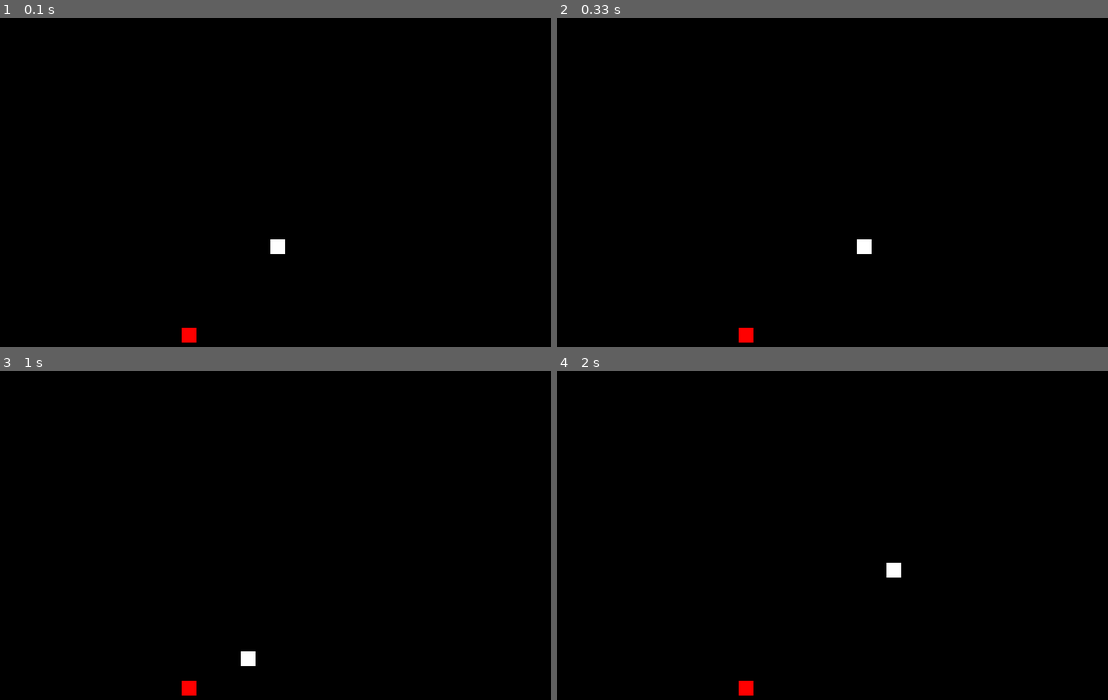
Above: before the commit, frames 1-4 (two rows, left to right).
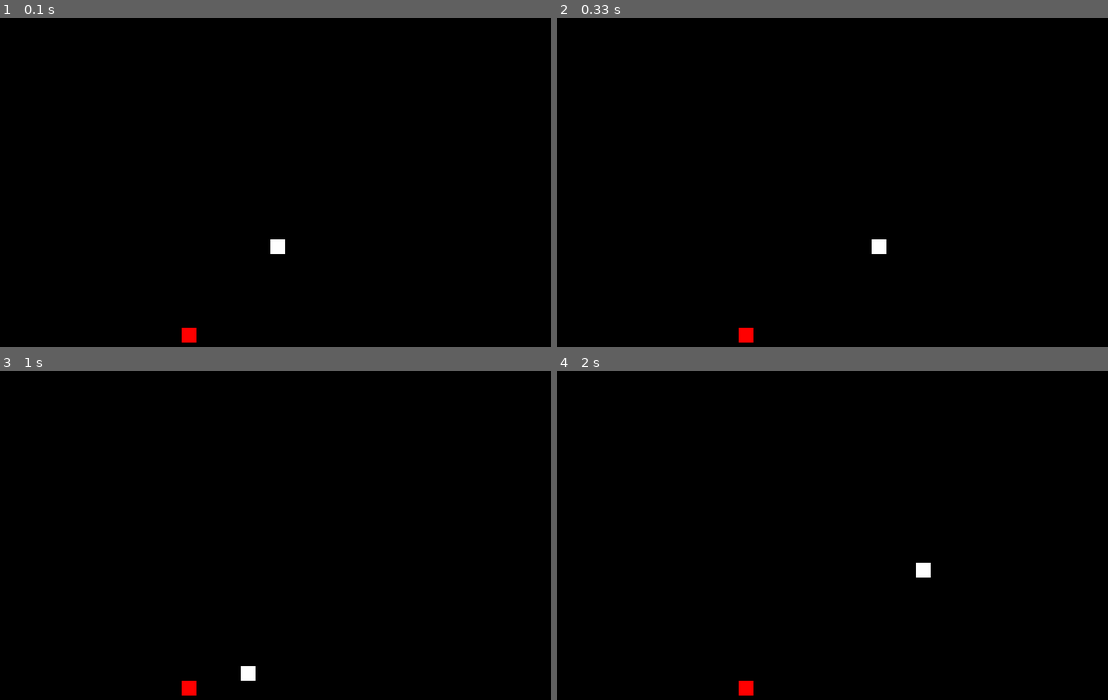
Above: after the commit, the same moments.

Repository: theyeeman/snake-pygame
Game: pygame game, started from main.py
Same seed, same stepped clock (60 frames per second), same inputs: the game is played once before the commit and once after it.
Inputs:
- Up to frame 1 (0.1 s): no input
- Up to frame 2 (0.33 s): no input
- Up to frame 3 (1 s): tap S at 0.33 s; tap A at 0.67 s
- Up to frame 4 (2 s): tap W at 1 s; hold Right 1.33-1.8 s; hold Up from 1.83 s (still down)

Frame 1 is identical in both runs. In frame 2, 0.2% of the frame differs, in the area x 54-60%, y 67-72%; in frame 3, 0.2%; in frame 4, 0.2%.

Commit message:
stage 1 refactor

Diff:
--- a/Engine/doublylinkedlist.py
+++ b/Engine/doublylinkedlist.py
@@ -1,6 +1,3 @@
-from email import header
-
-
 class Node():
     def __init__(self, val=None):
         self.prev = None
@@ -95,8 +92,10 @@
 
         return self.head.val
 
-    def to_list(self):
-        curr = self.head
+    def to_list_full(self):
+        return self.to_list_from_node(self.head)
+
+    def to_list_from_node(self, curr):
         ret = []
 
         while curr:
--- a/Engine/engine.py
+++ b/Engine/engine.py
@@ -11,7 +11,7 @@
     K_d,
     KEYDOWN,
 )
-from Engine.snake import Snake
+from Engine.snake import Snake, Position
 from Engine.direction import Direction
 from Engine.screen import Screen
 from Engine.screen import SNAKE_COLOR, FOOD_COLOR
@@ -44,7 +44,7 @@
                 if event.key in self.valid_keys:
                     self.event_queue.put(event)
 
-            if event.type == pygame.QUIT:
+            elif event.type == pygame.QUIT:
                 self.snake.is_dead = True
 
     def process_queue_event(self):
@@ -52,61 +52,45 @@
             event = self.event_queue.get_nowait()
 
             if event.key == K_UP or event.key == K_w:
-                self.key_pressed(Direction.UP)
+                self.process_key_press(Direction.UP)
             elif event.key == K_RIGHT or event.key == K_d:
-                self.key_pressed(Direction.RIGHT)
+                self.process_key_press(Direction.RIGHT)
             elif event.key == K_DOWN or event.key == K_s:
-                self.key_pressed(Direction.DOWN)
+                self.process_key_press(Direction.DOWN)
             elif event.key == K_LEFT or event.key == K_a:
-                self.key_pressed(Direction.LEFT)
+                self.process_key_press(Direction.LEFT)
         except queue.Empty:
             return
 
-    def key_pressed(self, new_direction):
-        x, y, curr_direction = self.snake.get_head()
+    def process_key_press(self, new_direction):
+        head = self.snake.get_head()
 
-        if (curr_direction == Direction.DOWN and new_direction == Direction.UP
-                or curr_direction == Direction.UP and new_direction == Direction.DOWN
-                or curr_direction == Direction.LEFT and new_direction == Direction.RIGHT
-                or curr_direction == Direction.RIGHT and new_direction == Direction.LEFT):
+        if (head.direction == Direction.DOWN and new_direction == Direction.UP
+                or head.direction == Direction.UP and new_direction == Direction.DOWN
+                or head.direction == Direction.LEFT and new_direction == Direction.RIGHT
+                or head.direction == Direction.RIGHT and new_direction == Direction.LEFT):
             return
 
-        self.snake.update_head((x, y, new_direction))
+        self.snake.overwrite_head(Position(head.x, head.y, new_direction))
 
     def next_frame(self):
-        curr_head_x, curr_head_y, curr_head_direction = self.snake.get_head()
-        new_head_direction = curr_head_direction
+        next_head = self.snake.get_next_head()
 
-        if curr_head_direction == Direction.UP:
-            new_head_x = curr_head_x
-            new_head_y = curr_head_y - 1
-        elif curr_head_direction == Direction.RIGHT:
-            new_head_x = curr_head_x + 1
-            new_head_y = curr_head_y
-        elif curr_head_direction == Direction.DOWN:
-            new_head_x = curr_head_x
-            new_head_y = curr_head_y + 1
-        elif curr_head_direction == Direction.LEFT:
-            new_head_x = curr_head_x - 1
-            new_head_y = curr_head_y
-        else:
-            print('No direction in head. Something went wrong. This should never print.')
-
-        if self.snake.is_snake_die(new_head_x, new_head_y):
+        if self.snake.is_snake_die(next_head):
             self.snake.is_dead = True
             return
 
-        self.snake.insert_head((new_head_x, new_head_y, new_head_direction))
+        self.snake.insert_head(next_head)
+        self.screen.set_pixel_in_buffer(next_head, SNAKE_COLOR)
 
         if not self.snake.is_eat_food():
-            tail_x, tail_y = self.snake.get_xy(self.snake.get_tail())
+            tail = self.snake.get_tail()
             self.snake.remove_tail()
-            self.screen.reset_pixel_in_buffer(tail_x, tail_y)
+            self.screen.reset_pixel_in_buffer(tail)
         else:
             self.snake.food = self.snake.create_food()
-            self.screen.set_pixel_in_buffer(self.snake.food[0], self.snake.food[1], FOOD_COLOR)
+            self.screen.set_pixel_in_buffer(self.snake.food, FOOD_COLOR)
 
-        self.screen.set_pixel_in_buffer(new_head_x, new_head_y, SNAKE_COLOR)
         self.screen.update()
 
     def run_loop(self):
--- a/Engine/screen.py
+++ b/Engine/screen.py
@@ -3,6 +3,7 @@
 BACKGROUND_COLOR = Color(0, 0, 0, 255)
 SNAKE_COLOR = Color(255, 255, 255, 255)
 FOOD_COLOR = Color(255, 0, 0, 255)
+
 
 class Screen:
     def __init__(self, width, height, scale=10):
@@ -36,19 +37,18 @@
 
         draw.rect(self.surface, colour, (x_pos, y_pos, self.scale, self.scale))
 
-    def set_pixel_in_buffer(self, x, y, colour):
-        self._draw_pixel(x, y, colour)
+    def set_pixel_in_buffer(self, obj, color):
+        self._draw_pixel(obj.x, obj.y, color)
 
-    def reset_pixel_in_buffer(self, x, y):
-        self._draw_pixel(x, y, BACKGROUND_COLOR)
+    def reset_pixel_in_buffer(self, obj):
+        self._draw_pixel(obj.x, obj.y, BACKGROUND_COLOR)
 
     def draw_init(self, snake):
-        s = snake.to_list()
+        s = snake.to_list_full()
 
         for piece in s:
-            x, y, dir = piece
-            self.set_pixel_in_buffer(x, y, SNAKE_COLOR)
+            self.set_pixel_in_buffer(piece, SNAKE_COLOR)
 
-        self.set_pixel_in_buffer(snake.food[0], snake.food[1], FOOD_COLOR)
+        self.set_pixel_in_buffer(snake.food, FOOD_COLOR)
 
         self.update()
--- a/Engine/snake.py
+++ b/Engine/snake.py
@@ -1,16 +1,20 @@
 from Engine.doublylinkedlist import DoublyLinkedList
 from Engine.direction import Direction
-from pygame import Color
 
 
 class Position():
-    def __init__(self, x, y, dir=None):
+    def __init__(self, x, y, direction=None):
         self.x = x
         self.y = y
-        self.dir = dir
+        self.direction = direction
 
-    def get_xy(self):
-        return (self.x, self.y)
+    def __hash__(self):
+        return hash((self.x, self.y))
+
+    def __eq__(self, other):
+        if not isinstance(other, type(self)):
+            return NotImplemented
+        return self.x == other.x and self.y == other.y
 
 
 class Snake():
@@ -27,10 +31,10 @@
     def create_class_properties(self):
         head_x = self.screen_width // 2
         head_y = self.screen_height // 2
-        self.body_list.append((head_x, head_y, Direction.RIGHT))
-        self.body_set.add((head_x, head_y))
+        self.body_list.append(Position(head_x, head_y, Direction.RIGHT))
+        self.body_set.add(self.get_head())
         self.empty_set = self.generate_empty_set()
-        self.empty_set.discard((head_x, head_y))
+        self.empty_set.discard(self.get_head())
         self.food = self.create_food()
 
     def generate_empty_set(self):
@@ -38,7 +42,7 @@
 
         for i in range(self.screen_width):
             for j in range(self.screen_height):
-                s.add((i, j))
+                s.add(Position(i, j))
 
         return s
 
@@ -50,61 +54,51 @@
 
     def remove_tail(self):
         tail = self.body_list.pop_end()
-        self.body_set.discard((tail[0], tail[1]))
-        self.empty_set.add((tail[0], tail[1]))
-
-    def get_xy(self, head):
-        return (head[0], head[1])
+        self.body_set.discard(tail)
+        self.empty_set.add(tail)
 
     def insert_head(self, head):
         self.body_list.prepend(head)
-        self.body_set.add((head[0], head[1]))
-        self.empty_set.discard((head[0], head[1]))
+        self.body_set.add(head)
+        self.empty_set.discard(head)
 
-    def update_head(self, head):
+    def overwrite_head(self, head):
         self.body_list.remove_beginning()
         self.body_list.prepend(head)
 
     def get_next_head(self):
-        curr_head_x, curr_head_y, curr_head_direction = self.snake.get_head()
-        new_head_direction = curr_head_direction
+        return self.get_next_position(self.get_head())
 
-        if curr_head_direction == Direction.UP:
-            new_head_x = curr_head_x
-            new_head_y = curr_head_y - 1
-        elif curr_head_direction == Direction.RIGHT:
-            new_head_x = curr_head_x + 1
-            new_head_y = curr_head_y
-        elif curr_head_direction == Direction.DOWN:
-            new_head_x = curr_head_x
-            new_head_y = curr_head_y + 1
-        elif curr_head_direction == Direction.LEFT:
-            new_head_x = curr_head_x - 1
-            new_head_y = curr_head_y
+    def get_next_position(self, curr):
+        if curr.direction == Direction.UP:
+            new_head = Position(curr.x, curr.y - 1, curr.direction)
+        elif curr.direction == Direction.RIGHT:
+            new_head = Position(curr.x + 1, curr.y, curr.direction)
+        elif curr.direction == Direction.DOWN:
+            new_head = Position(curr.x, curr.y + 1, curr.direction)
+        elif curr.direction == Direction.LEFT:
+            new_head = Position(curr.x - 1, curr.y, curr.direction)
 
-        return (new_head_x, new_head_y, new_head_direction)
+        return new_head
 
-    def is_border_intersection(self, new_head_x, new_head_y):
-        if new_head_x >= self.screen_width or new_head_x < 0:
+    def is_border_intersection(self, head):
+        if head.x >= self.screen_width or head.y < 0:
             return True
 
-        if new_head_y >= self.screen_height or new_head_y < 0:
+        if head.y >= self.screen_height or head.y < 0:
             return True
 
         return False
 
-    def is_snake_eating_itself(self, new_head_x, new_head_y):
-        return (new_head_x, new_head_y) in self.body_set
+    def is_snake_eating_itself(self, head):
+        return head in self.body_set
 
-    def is_snake_die(self, new_head_x, new_head_y):
-        return (self.is_snake_eating_itself(new_head_x, new_head_y)
-            or self.is_border_intersection(new_head_x, new_head_y))
+    def is_snake_die(self, head):
+        return (self.is_snake_eating_itself(head)
+                or self.is_border_intersection(head))
 
     def is_eat_food(self):
-        head_x, head_y = self.get_xy(self.body_list.peek_beginning())
-        food_x, food_y = self.food
-
-        if head_x == food_x and head_y == food_y:
+        if self.get_head() == self.food:
             return True
 
         return False
@@ -115,5 +109,5 @@
 
         return food
 
-    def to_list(self):
-        return self.body_list.to_list()
+    def to_list_full(self):
+        return self.body_list.to_list_full()
--- a/main.py
+++ b/main.py
@@ -1,15 +1,11 @@
 import pygame
-import queue
 from Engine.engine import Engine
-from Engine.snake import Snake
-from Engine.screen import Screen
-
 
 if __name__ == "__main__":
     engine = Engine(40, 30, 20)
 
     while not engine.snake.is_dead:
-        engine.clock.tick(12)
+        engine.clock.tick(15)
         engine.run_loop()
 
     pygame.quit()
